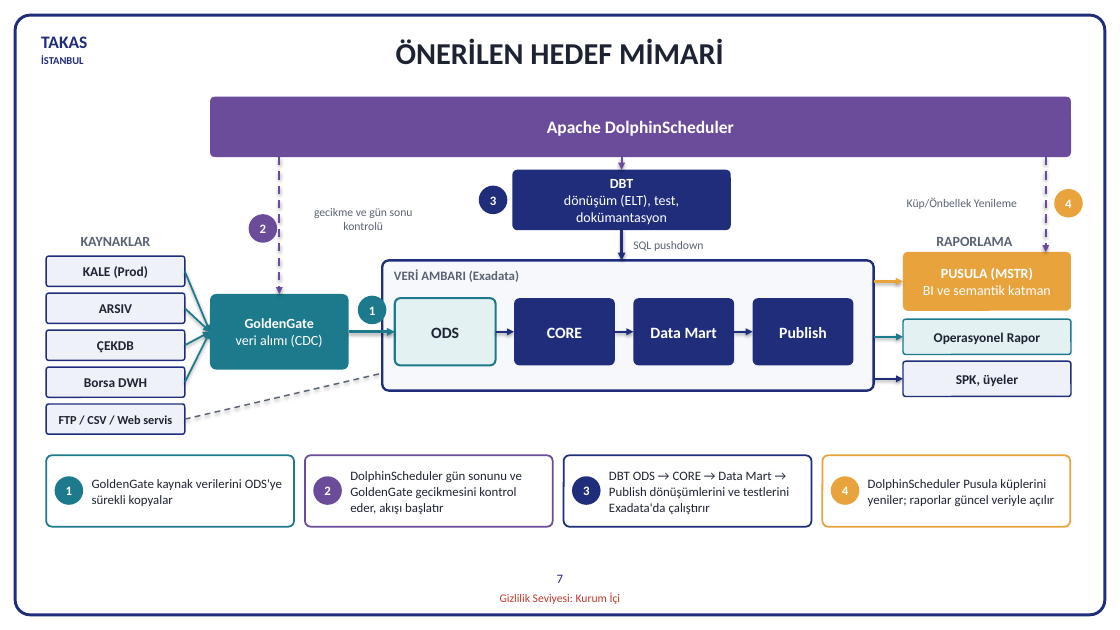
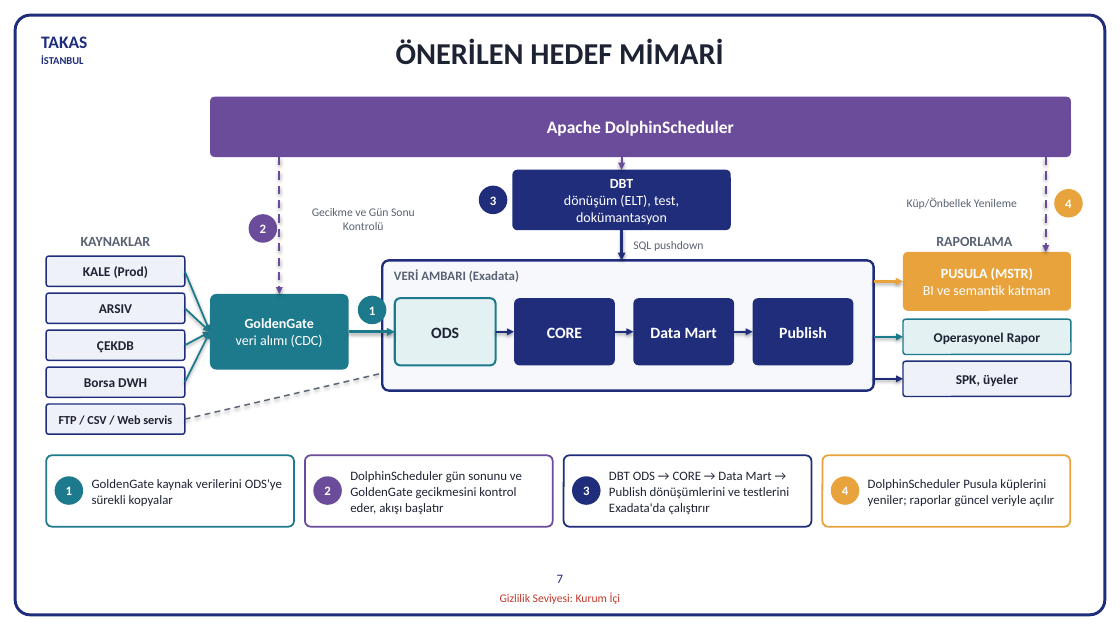
Before and after one commit to hanifidemirel0/Cursor-Projects, a slide deck: slide 7 of outputs/dwh-sunum-kasim-2026/5 - DWHSunum_Kasim2026.pptx. Drawn at 1120x630 pixels with LibreOffice and Linux fonts; fonts in the diff are those of the drawing. Boxes give left, top, right and bottom in pixels: in the first picture for what was removed or moved away, otherwise in the second. Text is boxed around its words. In the diff, an @@ line names an element or a change of style, - is before the commit and + after.

```diff
--- a/outputs/dwh-sunum-kasim-2026/5 - DWHSunum_Kasim2026.pptx
+++ b/outputs/dwh-sunum-kasim-2026/5 - DWHSunum_Kasim2026.pptx
@@ text at (x1=312, y1=208, x2=415, y2=230): text changed @@
-gecikme ve gün sonu kontrolü
+Gecikme ve Gün Sonu Kontrolü
```
Also in this commit, not shown: 2 other files.
